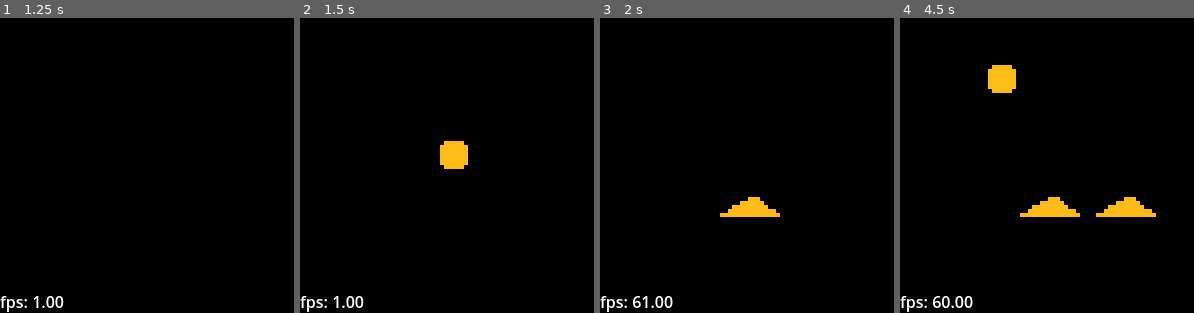
Above: before the commit, frames 1-4 (left to right).
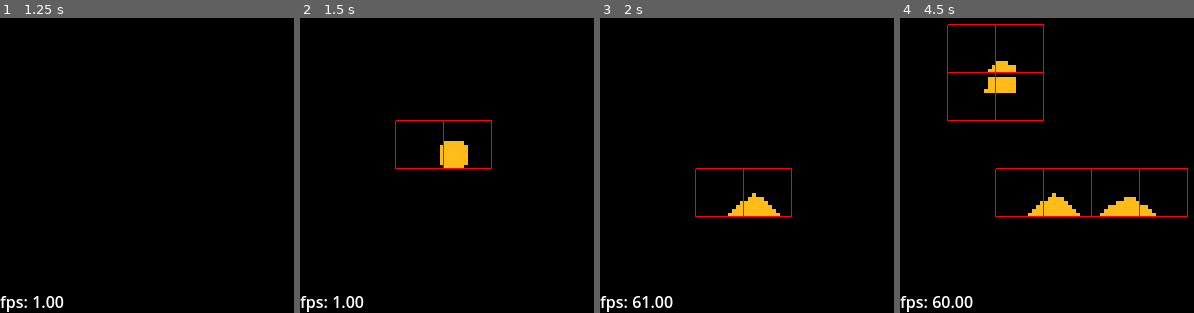
Above: after the commit, the same moments.

Repository: kiwijuice56/sand-spoon
Game: Godot game, scene res://main/main.tscn
Two runs of this game, one before a commit and one after it. Both use one fixed random seed, a clock stepped at 60 frames per second and the inputs below.
Inputs (mouse positions are in pixels of both pictures, inside the frame that each line leads up to):
- Up to frame 1 (1.25 s): tap Enter at 0.5 s; move the mouse to (outside the picture) at 0.52 s; click (outside the picture) at 0.67 s
- Up to frame 2 (1.5 s): tap Space at 1.25 s; move the mouse to (452, 138) at 1.27 s; click (452, 138) at 1.42 s
- Up to frame 3 (2 s): no input
- Up to frame 4 (4.5 s): move the mouse to (outside the picture) at 2.02 s; click (outside the picture) at 2.17 s; tap Enter at 2.75, 4.25 s; move the mouse to (1129, 197) at 2.77 s; click (1129, 197) at 2.92 s; tap Space at 3.5 s; move the mouse to (outside the picture) at 3.52 s; click (outside the picture) at 3.67 s; move the mouse to (1002, 62) at 4.27 s; click (1002, 62) at 4.42 s

Frame 1 is identical in both runs. In frame 2, 0.4% of the frame differs, in the area x 32-66%, y 34-52%; in frame 3, 0.5%; in frame 4, 1.8%, in the area x 15-98%, y 2-68%.

Commit message:
Chunking

Diff:
--- a/main/main.tscn
+++ b/main/main.tscn
@@ -28,7 +28,9 @@
 texture = SubResource("ImageTexture_yl3r7")
 stretch_mode = 2
 script = ExtResource("1_7t74s")
+debug_draw = true
 simulation_size = Vector2(72, 72)
+chunk_size = 12
 elements = Array[ExtResource("2_55j5a")]([ExtResource("4_oq8j5"), ExtResource("5_57l7a")])
 
 [node name="Painter" type="Node" parent="Simulation" node_paths=PackedStringArray("sim")]
--- a/main/simulation/simulation.gd
+++ b/main/simulation/simulation.gd
@@ -1,21 +1,27 @@
 class_name Simulation extends TextureRect
 
+@export var debug_draw: bool
 @export var simulation_size: Vector2
+@export var chunk_size: int
 @export var elements: Array[Element]
 
 static var name_id_map: Dictionary
 static var id_name_map: PackedStringArray
 
 var cell_id: PackedByteArray
-
+var chunk_count: PackedByteArray
 var image: Image
 
 var width: int
 var height: int
+var chunk_width: int
+var chunk_height: int
 
 func _ready() -> void:
 	width = int(simulation_size.x)
 	height = int(simulation_size.y)
+
+	assert(width % chunk_size == 0 and height % chunk_size == 0)
 
 	name_id_map = {}
 	for i in range(len(elements)):
@@ -25,30 +31,45 @@
 	cell_id = []
 	cell_id.resize(width * height)
 
+	chunk_width = ceil(width / float(chunk_size))
+	chunk_height = ceil(height / float(chunk_size))
+	chunk_count = []
+	chunk_count.resize(chunk_width * chunk_height)
+
 	image = Image.create_empty(width, height, false, Image.FORMAT_RGBA8)
 
-func draw() -> void:
-	for i in range(width * height):
-		var row: int = i / width
-		var col: int = i % width
-
-		image.set_pixel(col, row, elements[cell_id[i]].get_color(self, row, col))
-
-	texture.set_image(image)
+func _draw() -> void:
+	if not debug_draw:
+		return
+	for chunk_row in range(chunk_height):
+		for chunk_col in range(chunk_width):
+			if chunk_count[chunk_row * chunk_width + chunk_col] == 0:
+				continue
+			var rect: Rect2 = Rect2(chunk_col * chunk_size, chunk_row * chunk_size, chunk_size, chunk_size)
+			draw_rect(rect, Color.RED, false)
 
 func _process(_delta: float) -> void:
-	for i in range(width * height - 1, -1, -1):
-		var row: int = i / width
-		var col: int = i % width
-
-		elements[cell_id[i]].process(self, row, col)
-	draw()
+	for i in range(chunk_width * chunk_height):
+		if chunk_count[i] == 0:
+			continue
+		for j in range(chunk_size * chunk_size - 1, -1, -1):
+			var row: int = j / chunk_size + i / chunk_width * chunk_size
+			var col: int = j % chunk_size + i % chunk_width * chunk_size
+			elements[cell_id[row * width + col]].process(self, row, col)
+	draw_cells()
+	if debug_draw:
+		queue_redraw()
 
 func _get_cell_id(row: int, col: int) -> int:
 	return cell_id[row * width + col]
 
 func _set_cell_id(row: int, col: int, element_id: int) -> void:
+	var old_id: int = cell_id[row * width + col]
 	cell_id[row * width + col] = element_id
+	if old_id == 0 and element_id > 0:
+		chunk_count[row / chunk_size * chunk_width + col / chunk_size] += 1
+	elif old_id > 0 and element_id == 0:
+		chunk_count[row / chunk_size * chunk_width + col / chunk_size] -= 1
 
 func get_element_resource(element_name: String) -> Element:
 	return elements[name_id_map[element_name]]
@@ -67,5 +88,14 @@
 	_set_cell_id(row_1, col_1, _get_cell_id(row_2, col_2))
 	_set_cell_id(row_2, col_2, temp)
 
+func draw_cells() -> void:
+	for i in range(width * height):
+		var row: int = i / width
+		var col: int = i % width
+
+		image.set_pixel(col, row, elements[cell_id[i]].get_color(self, row, col))
+
+	texture.set_image(image)
+
 static func fast_randf() -> float:
 	return randf()
